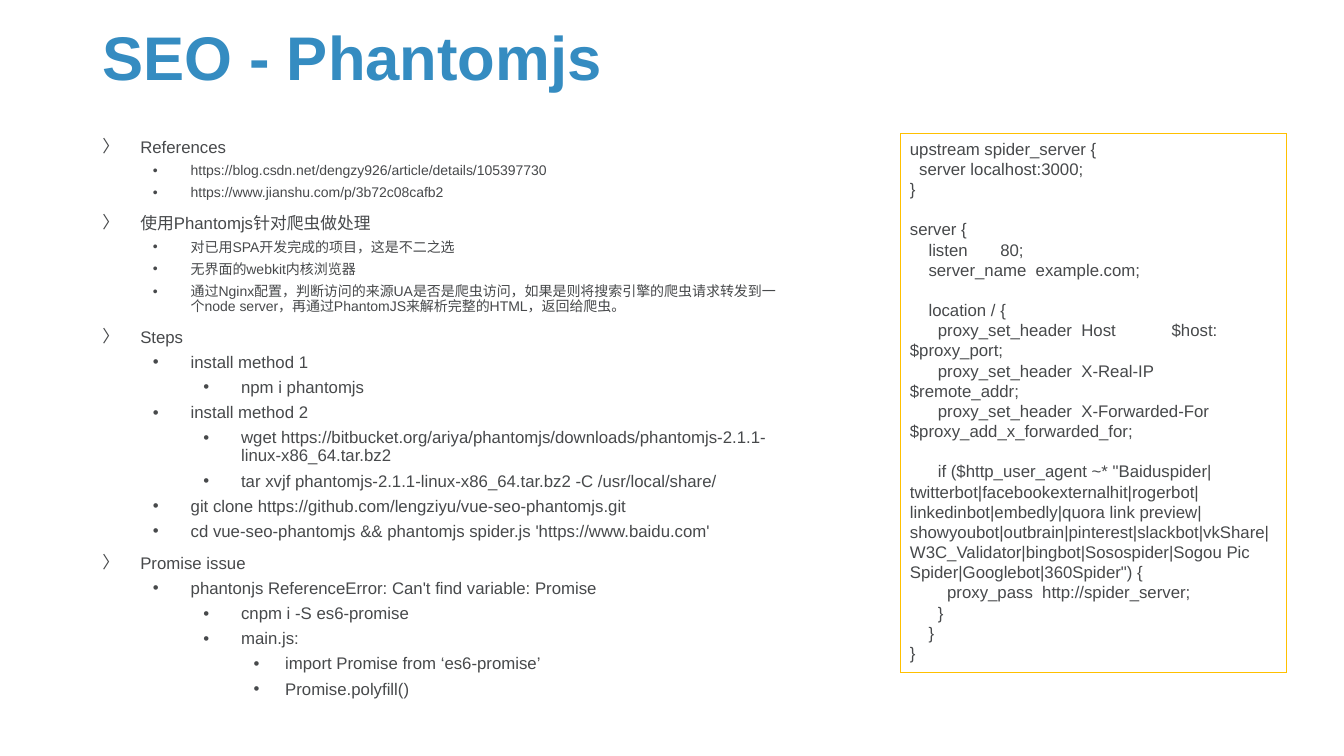
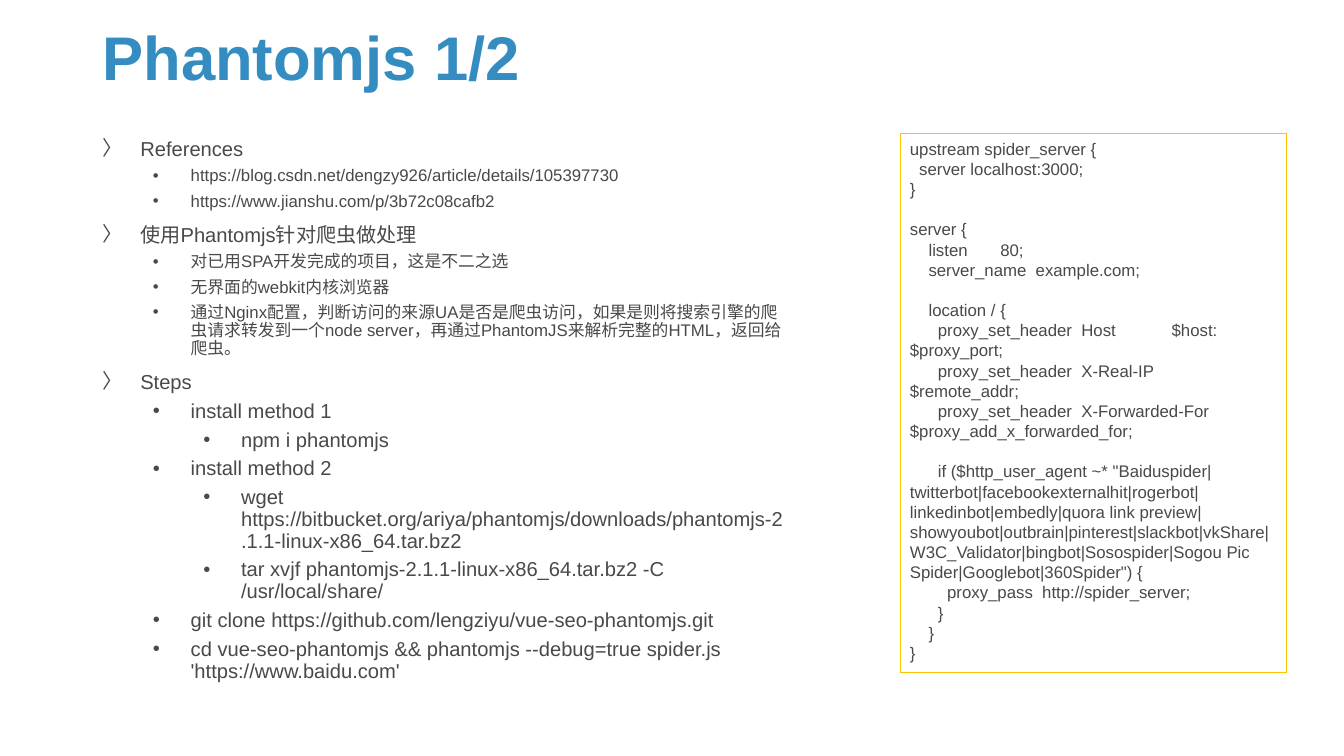
Before and after one commit to Sparks-Lu/TechNotes, a slide deck: slide 36 of Web/Vue-Notes.pptx (slide 26 before the commit). Drawn at 1344x756 pixels with LibreOffice and Linux fonts; fonts in the diff are those of the drawing; background and template pictures are left out. Boxes give left, top, right and bottom in pixels: in the first picture for what was removed or moved away, otherwise in the second. Text is boxed around its words. In the diff, an @@ line names an element or a change of style, - is before the commit and + after.

```diff
--- a/Web/Vue-Notes.pptx
+++ b/Web/Vue-Notes.pptx
@@ title at bbox=[102, 35, 520, 92]: text changed @@
-SEO - Phantomjs
+Phantomjs 1/2
@@ text at bbox=[140, 141, 783, 631]: size 12 to 14.4 pt in "References", "使用Phantomjs针对爬虫做处理", "Steps", "install method 1" and 5 more places; size 10 to 12 pt in "https://blog.csdn.net/dengzy926/article/details/105397730", "https://www.jianshu.com/p/3b72c08cafb2", "对已用SPA开发完成的项目，这是不二之选", "无界面的webkit内核浏览器" and 1 more places @@
@@ text at bbox=[191, 641, 721, 682]: text changed; size 12 to 14.4 pt @@
-  • cd vue-seo-phantomjs && phantomjs spider.js 'https://www.baidu.com'
-〉 Promise issue
-  • phantonjs ReferenceError: Can't find variable: Promise
-    • cnpm i -S es6-promise
-    • main.js:
-      • import Promise from ‘es6-promise’
-      • Promise.polyfill()
+  • cd vue-seo-phantomjs && phantomjs --debug=true spider.js 'https://www.baidu.com'
```
Also in this commit, not shown: 6 other slides changed, 17 slides added, 28 other files.
